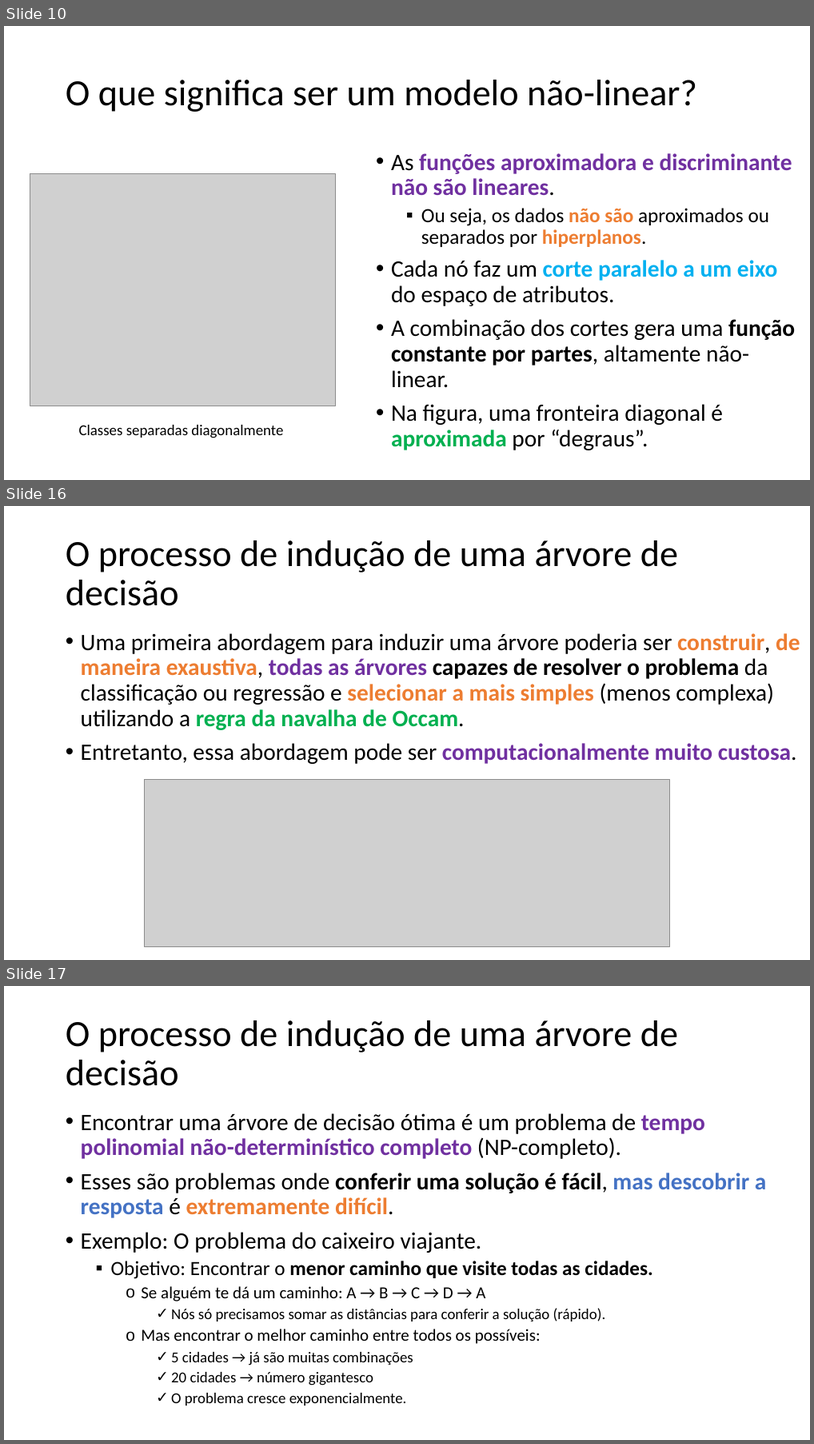
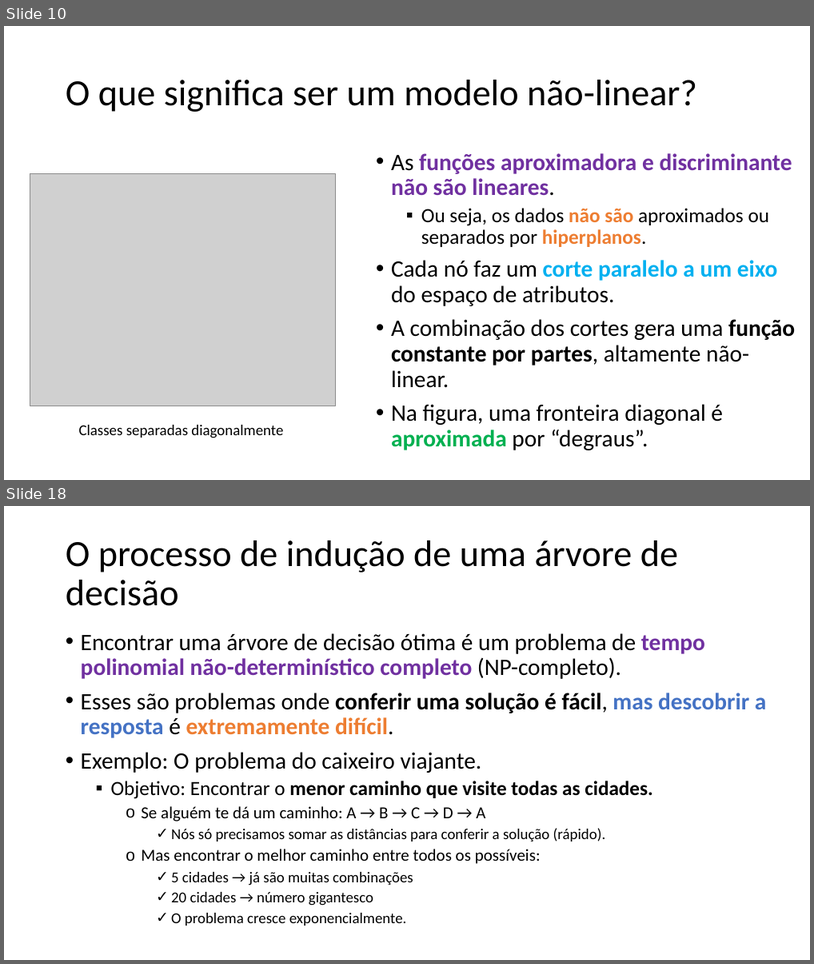
Before and after one commit to zz4fap/c24_inteligencia_artificial, a slide deck: slides/C24_Árvores_de_decisão.pptx. Shown one above the other, each under a label of ours: slides 10, 16 and 17 before the commit, slides 10 and 18 after it; the slides between them are not shown. The pictures are 814x1444 and 814x964 pixels, drawn with LibreOffice and Linux fonts; fonts in the diff are those of the drawing; grey boxes stand for pictures. Boxes give left, top, right and bottom in pixels: in the first picture for what was removed or moved away, otherwise in the second. Text is boxed around its words. In the diff, an @@ line names an element or a change of style, - is before the commit and + after.

```diff
--- a/slides/C24_Árvores_de_decisão.pptx
+++ b/slides/C24_Árvores_de_decisão.pptx
@@ slide 16 removed at bbox=[4, 506, 810, 960], background #FFFFFF @@
@@ title removed at bbox=[66, 540, 678, 606] @@
-O processo de indução de uma árvore de decisão
@@ text removed at bbox=[81, 633, 801, 764] @@
-• Uma primeira abordagem para induzir uma árvore poderia ser construir, de maneira exaustiva, todas as árvores capazes de resolver o problema da classificação ou regressão e selecionar a mais simples (menos complexa) utilizando a regra da navalha de Occam.
-• Entretanto, essa abordagem pode ser computacionalmente muito custosa.
@@ picture removed at bbox=[144, 779, 670, 947] @@
@@ what was slide 17 is now slide 18 @@
```
Also in this commit, not shown: 1 slide changed, 4 slides added, 2 other slides removed.
